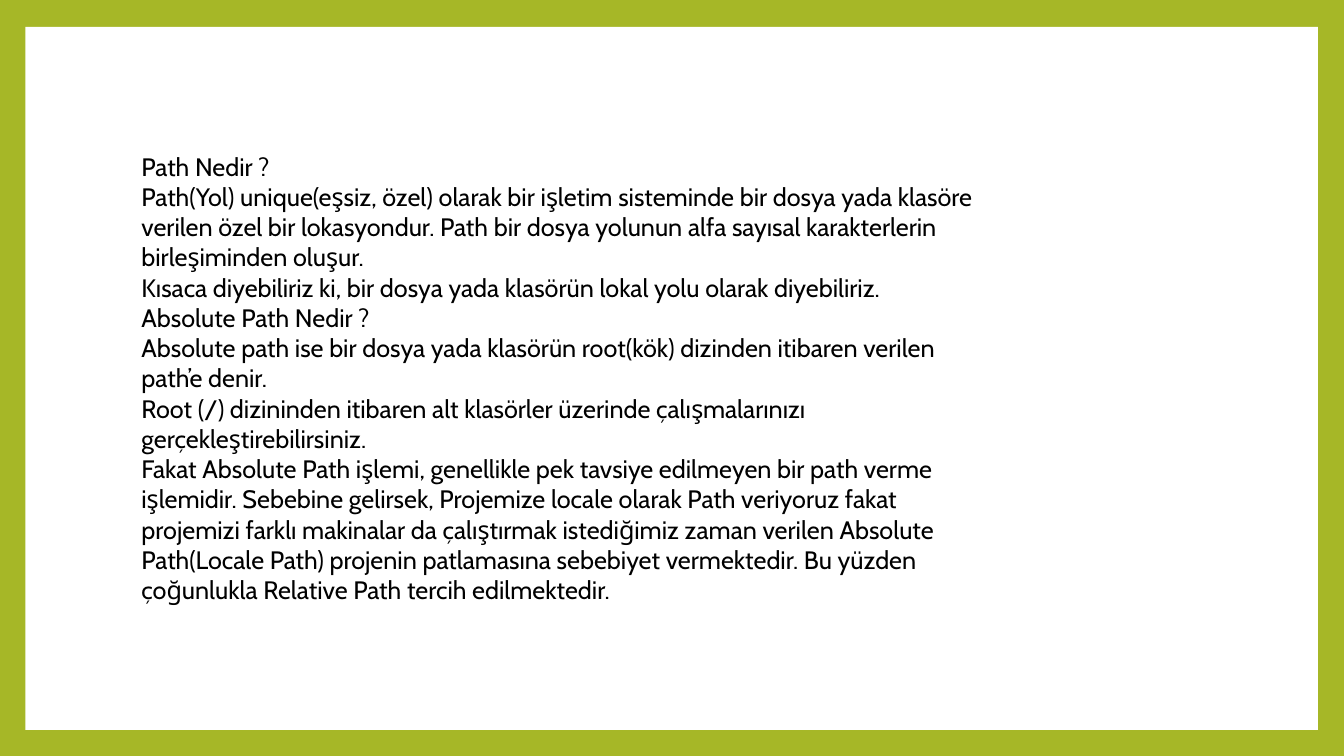
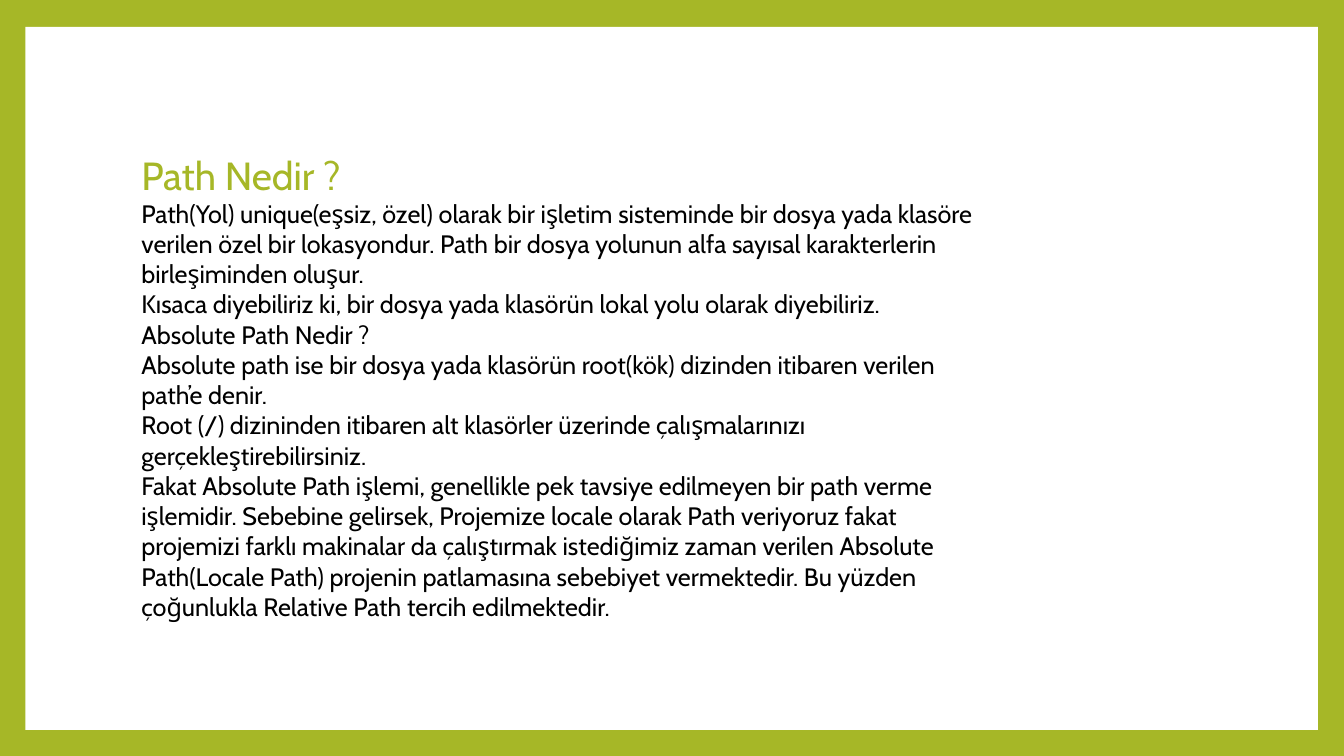
Before and after one commit to 157-INNOVA-JAVA-SPRING-BOOTCAMP/hafta-3-odevleri-ulkulekci, a slide deck: slide 13 of İNNOVA.PATİKA.JAVA.SPRİNG.pptx. Drawn at 1344x756 pixels with LibreOffice and Linux fonts; fonts in the diff are those of the drawing. Boxes give left, top, right and bottom in pixels: in the first picture for what was removed or moved away, otherwise in the second. Text is boxed around its words. In the diff, an @@ line names an element or a change of style, - is before the commit and + after.

```diff
--- a/İNNOVA.PATİKA.JAVA.SPRİNG.pptx
+++ b/İNNOVA.PATİKA.JAVA.SPRİNG.pptx
@@ text at [141, 160, 315, 191]: size 18 to 28 pt, text colour #000000 to #A6B727 in "Path Nedir ?" @@
```
Also in this commit, not shown: 10 other slides changed.
